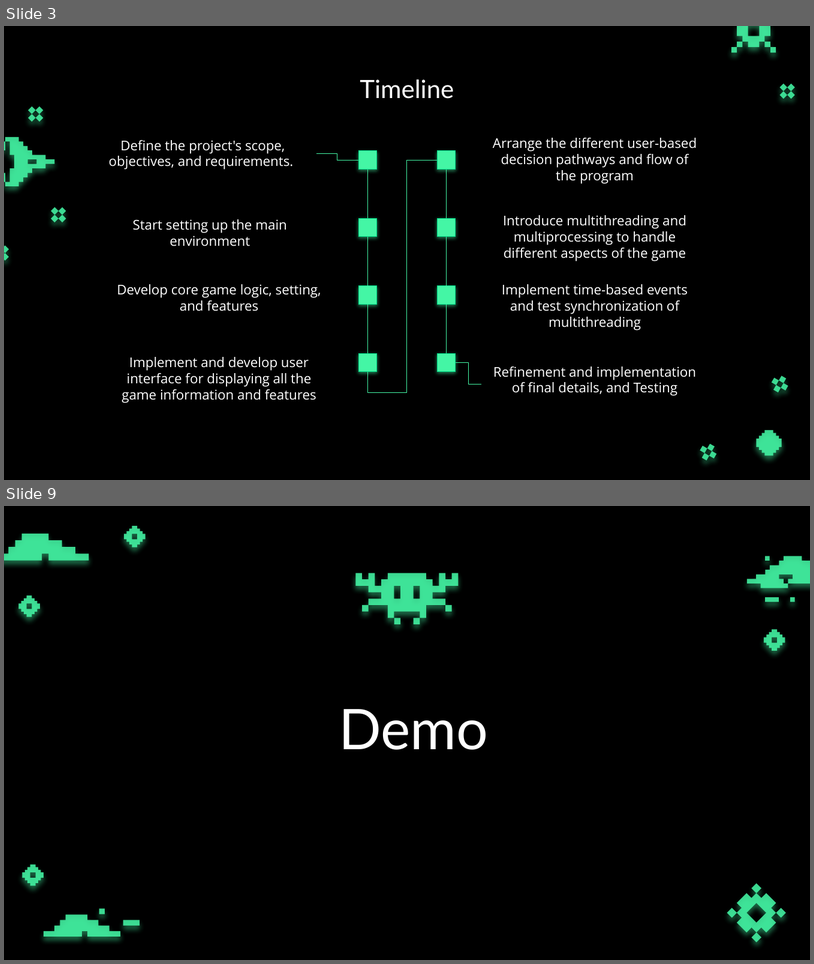
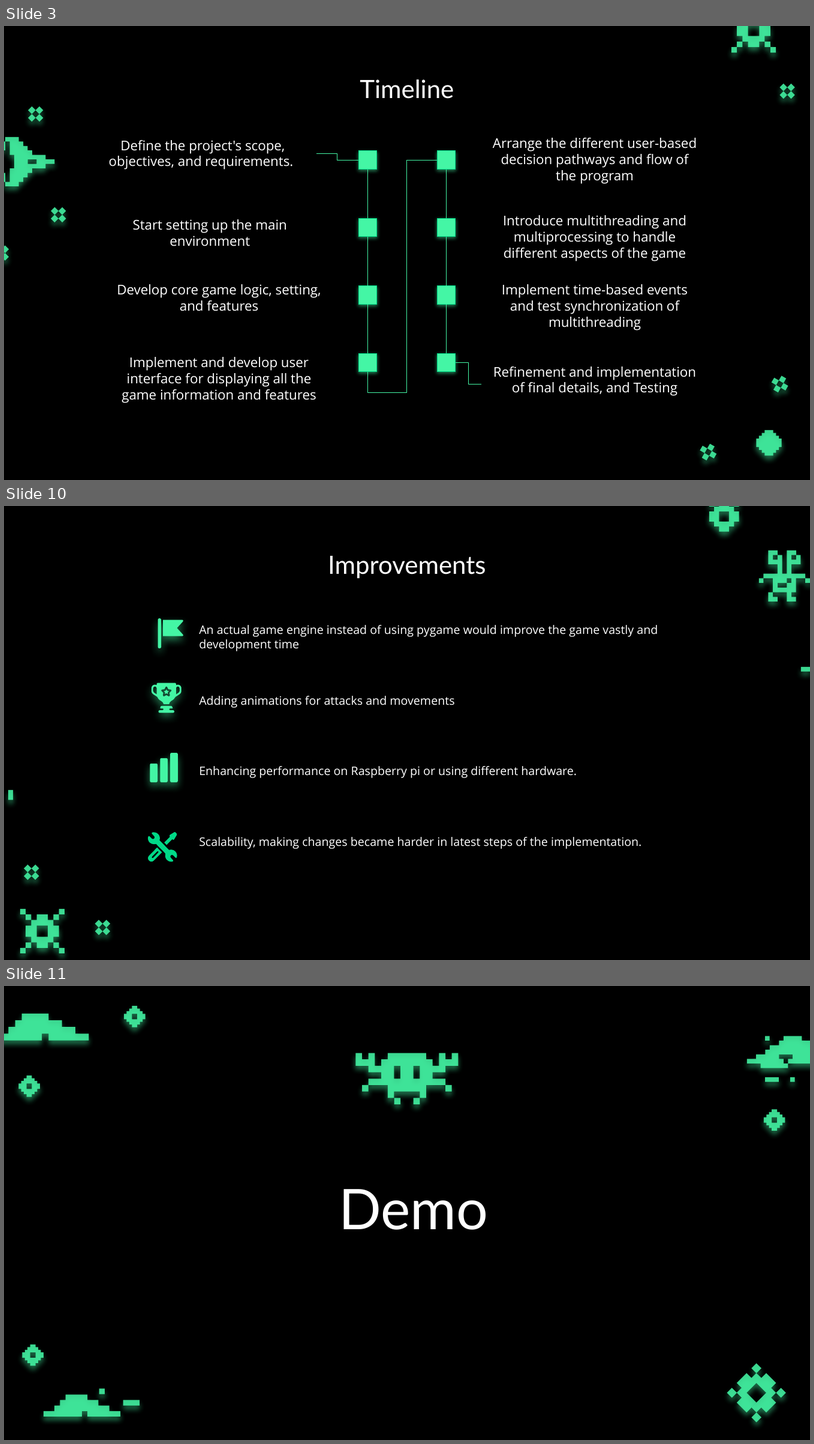
Before and after one commit to andyg817/CSCI511Game, a slide deck: Final Presentation.pptx. Shown one above the other, each under a label of ours: slides 3 and 9 before the commit, slides 3, 10 and 11 after it; the slides between them are not shown. The pictures are 814x964 and 814x1444 pixels, drawn with LibreOffice and Linux fonts; fonts in the diff are those of the drawing; background and template pictures are left out. Boxes give left, top, right and bottom in pixels: in the first picture for what was removed or moved away, otherwise in the second. Text is boxed around its words. In the diff, an @@ line names an element or a change of style, - is before the commit and + after.

```diff
--- a/Final Presentation.pptx
+++ b/Final Presentation.pptx
@@ slide 10 added at bbox=[4, 506, 810, 960], background picture (left out) @@
@@ title added at bbox=[328, 556, 486, 579], 30 pt, text #FFFFFF @@
+Improvements
@@ freeform shape added at bbox=[158, 619, 162, 648], fill #44F6A5 @@
@@ freeform shape added at bbox=[163, 620, 183, 636], fill #44F6A5 @@
@@ text added at bbox=[199, 625, 658, 849], 14 pt, text #FFFFFF @@
+An actual game engine instead of using pygame would improve the game vastly and development time
+Adding animations for attacks and movements
+Enhancing performance on Raspberry pi or using different hardware.
+Scalability, making changes became harder in latest steps of the implementation.
@@ freeform shape added at bbox=[152, 682, 181, 704], fill #44F6A5 @@
@@ freeform shape added at bbox=[164, 690, 169, 694], fill #44F6A5 @@
@@ freeform shape added at bbox=[159, 706, 174, 713], fill #44F6A5 @@
@@ freeform shape added at bbox=[170, 753, 178, 783], fill #44F6A5 @@
@@ freeform shape added at bbox=[150, 763, 158, 782], fill #44F6A5 @@
@@ freeform shape added at bbox=[160, 758, 168, 783], fill #44F6A5 @@
@@ group added at bbox=[8, 506, 810, 953]: 20 freeform shapes @@
@@ freeform shape added at bbox=[147, 832, 177, 862], fill #00D987 @@
@@ freeform shape added at bbox=[148, 847, 162, 861], fill #00D987 @@
@@ freeform shape added at bbox=[164, 832, 177, 845], fill #00D987 @@
@@ what was slide 9 is now slide 11 @@
```
Also in this commit, not shown: 3 slides changed, 3 other slides added, 2 slides removed, 4 other files.
